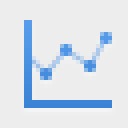
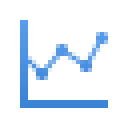
Before/after of a 128 x 128 layered artwork. What changed in the layer stack:
painted on "200% icon-blue@2x.png, icon-blue.png" over [20, 20, 112, 108]
hid "example background" over [0, 0, 128, 128]
